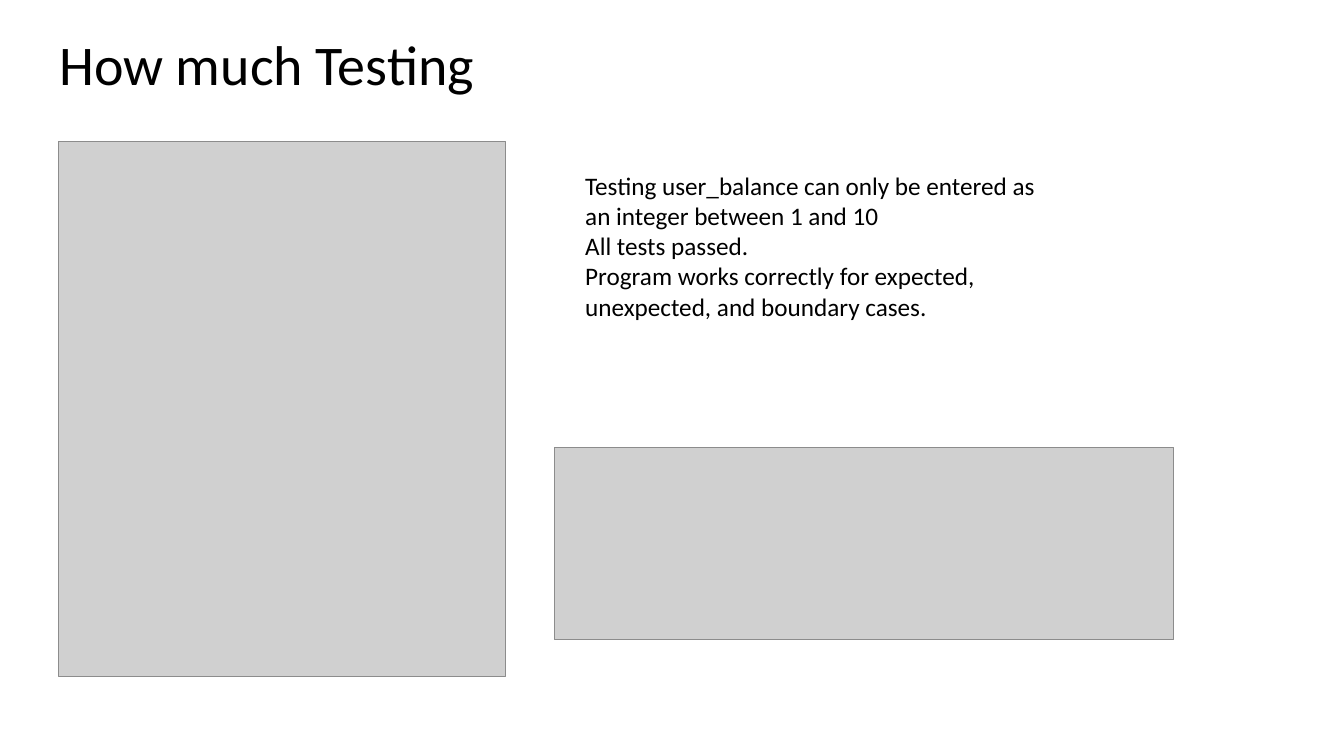
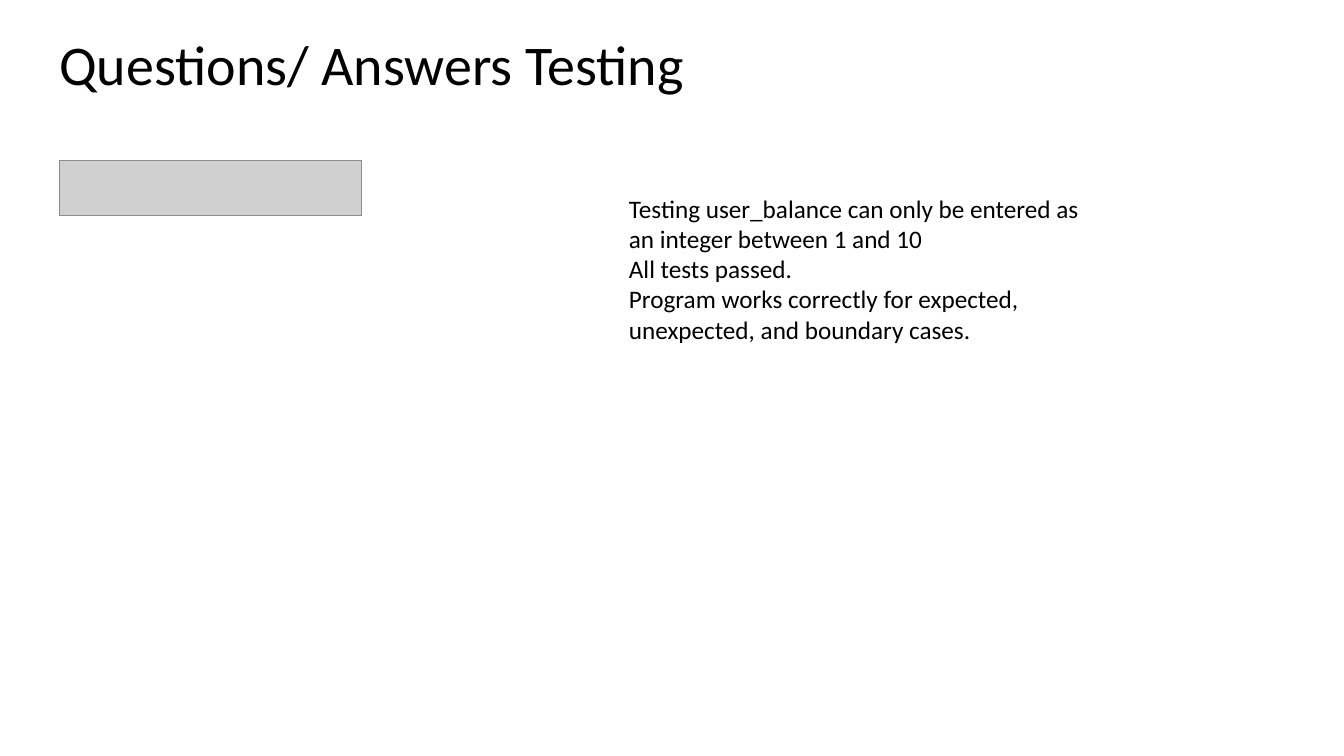
Before and after one commit to jireh-t/Assessment, a slide deck: slide 14 of 1.7 and 1.8 documentation.pptx. Drawn at 1344x756 pixels with LibreOffice and Linux fonts; fonts in the diff are those of the drawing; grey boxes stand for pictures. Boxes give left, top, right and bottom in pixels: in the first picture for what was removed or moved away, otherwise in the second. Text is boxed around its words. In the diff, an @@ line names an element or a change of style, - is before the commit and + after.

```diff
--- a/1.7 and 1.8 documentation.pptx
+++ b/1.7 and 1.8 documentation.pptx
@@ title at [59, 46, 683, 95]: text changed @@
-How much Testing
+Questions/ Answers Testing
@@ picture removed at [58, 141, 505, 677] @@
@@ picture added at [59, 160, 361, 216] @@
@@ text "Testing user_balance can only be ...": place and size @@
-text "Testing user_balance can only be ..." at [585, 177, 1035, 320]
+text "Testing user_balance can only be ..." at [629, 200, 1078, 343]
@@ picture removed at [555, 448, 1175, 640] @@
```
Also in this commit, not shown: 8 other slides changed.
